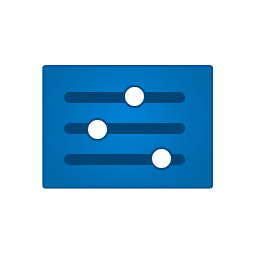
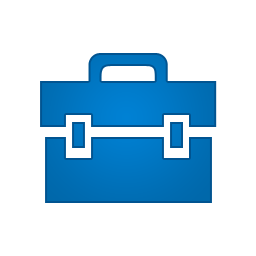
Layer changes from the first 256x256 image to the second:
removed group "setup" (7 layers) over [42, 65, 214, 189]
renamed "Shape 26 copy" to "Shape 60", moved it out of group "setup", painted on it over [40, 53, 217, 203]
removed layer "Shape 25 copy" from group "setup" over [64, 123, 185, 134]
removed layer "Shape 26 copy 2" from group "setup" over [150, 147, 173, 170]
removed layer "Shape 25 copy 2" from group "setup" over [64, 154, 185, 165]
removed layer "Shape 26" from group "setup" over [123, 85, 146, 108]
removed layer "Shape 25" from group "setup" over [64, 92, 185, 103]
removed layer "Shape 22" from group "setup" over [42, 65, 214, 189]
